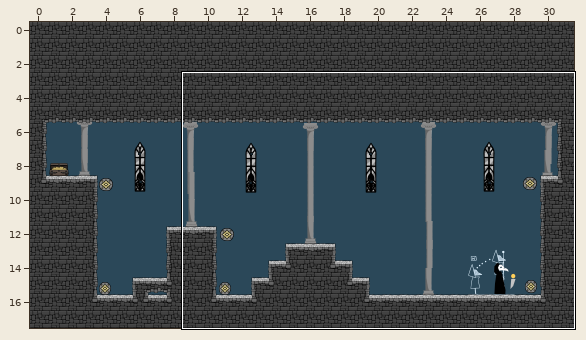
Tiled map (JSON), stored at Physics/Physics/assets/level4.tmj. Above: a wide view before the commit, with the close-up outlined.
Close-up. Earlier state:
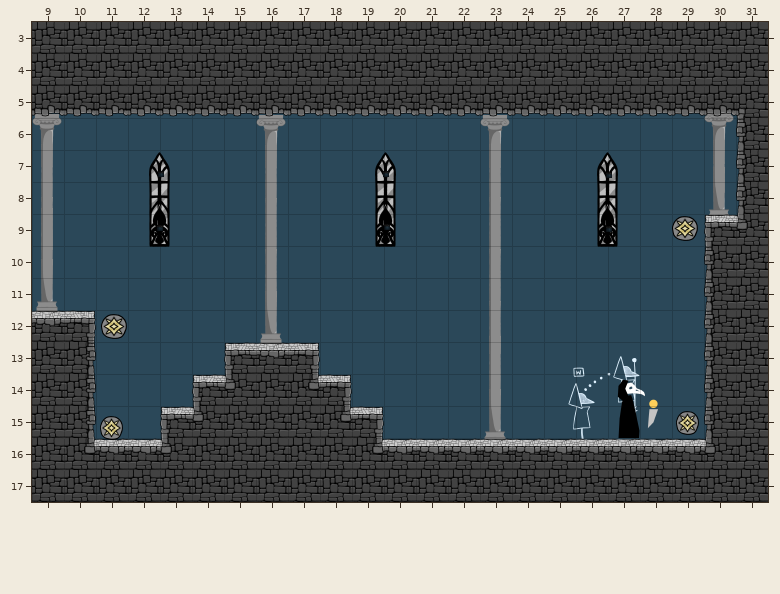
Cells are 300x300 px. Shown: x 9..31, y 3..17. Tiles whose own drawing changed are shown in their newer look in all pictures.
Once edited:
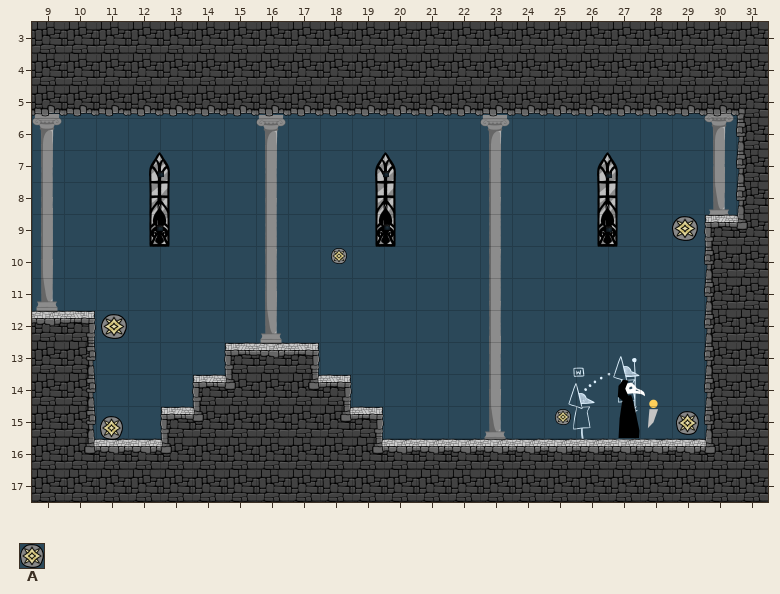
Key: from "GameObjects": A 0 "ropeEnd".
Objects are placed by their top-left corner, in cells (3,4 is the top-left corner of cell 3,4); size is 1x1 cell unless given.
The author wrote: rope optimization
What changed:
Layer "Entities":
added: A "7" at 18.3,10.1 size 0.5x0.5
added: A "8" at 25.4,15.1 size 0.5x0.5
Where, in picture pixels (left, top, right, bottom), the same in both close-ups:
added: (331, 248, 347, 264)
added: (555, 409, 571, 425)
